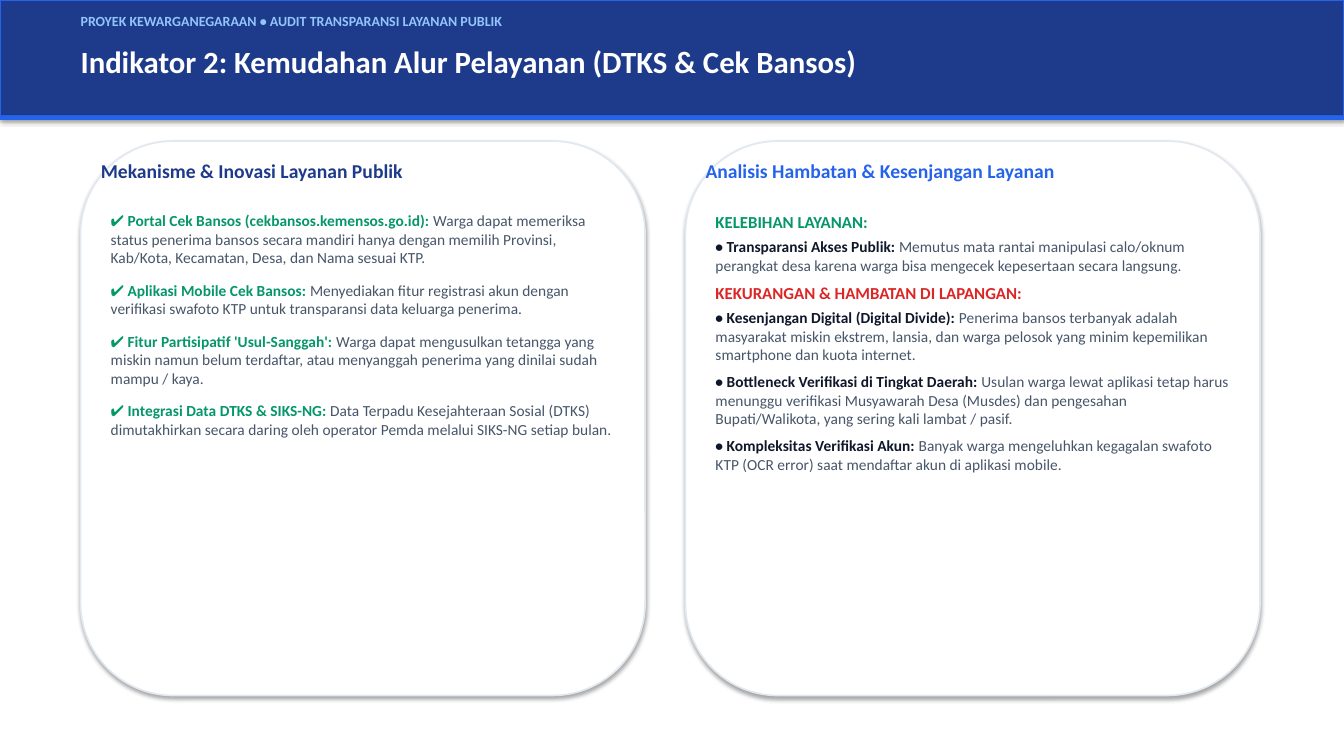
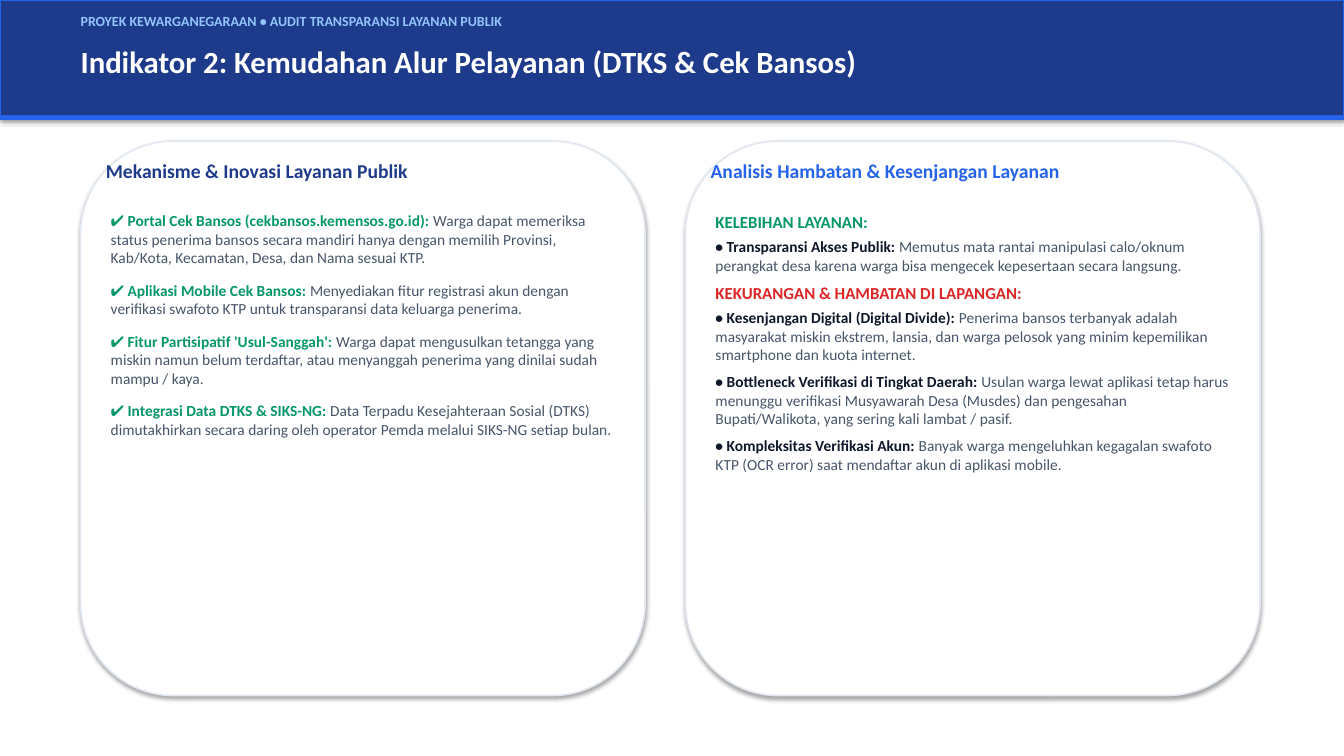
Before and after one commit to lionelsabdani36-ai/duckvaulta, a slide deck: slide 4 of apps/kemensos-audit/Audit_Transparansi_Kemensos_Kelompok.pptx. Drawn at 1344x756 pixels with LibreOffice and Linux fonts; fonts in the diff are those of the drawing. Boxes give left, top, right and bottom in pixels: in the first picture for what was removed or moved away, otherwise in the second. Text is boxed around its words. In the diff, an @@ line names an element or a change of style, - is before the commit and + after.

```diff
--- a/apps/kemensos-audit/Audit_Transparansi_Kemensos_Kelompok.pptx
+++ b/apps/kemensos-audit/Audit_Transparansi_Kemensos_Kelompok.pptx
@@ text "Mekanisme & Inovasi Layanan Publik": place and size @@
-text "Mekanisme & Inovasi Layanan Publik" at [101,164,403,181]
+text "Mekanisme & Inovasi Layanan Publik" at [106,164,408,181]
@@ text "Analisis Hambatan & Kesenjangan Layanan": place and size @@
-text "Analisis Hambatan & Kesenjangan Layanan" at [706,164,1054,182]
+text "Analisis Hambatan & Kesenjangan Layanan" at [711,164,1059,182]
```
Also in this commit, not shown: 6 other slides changed, 1 slide added, 1 slide removed, 2 other files.
